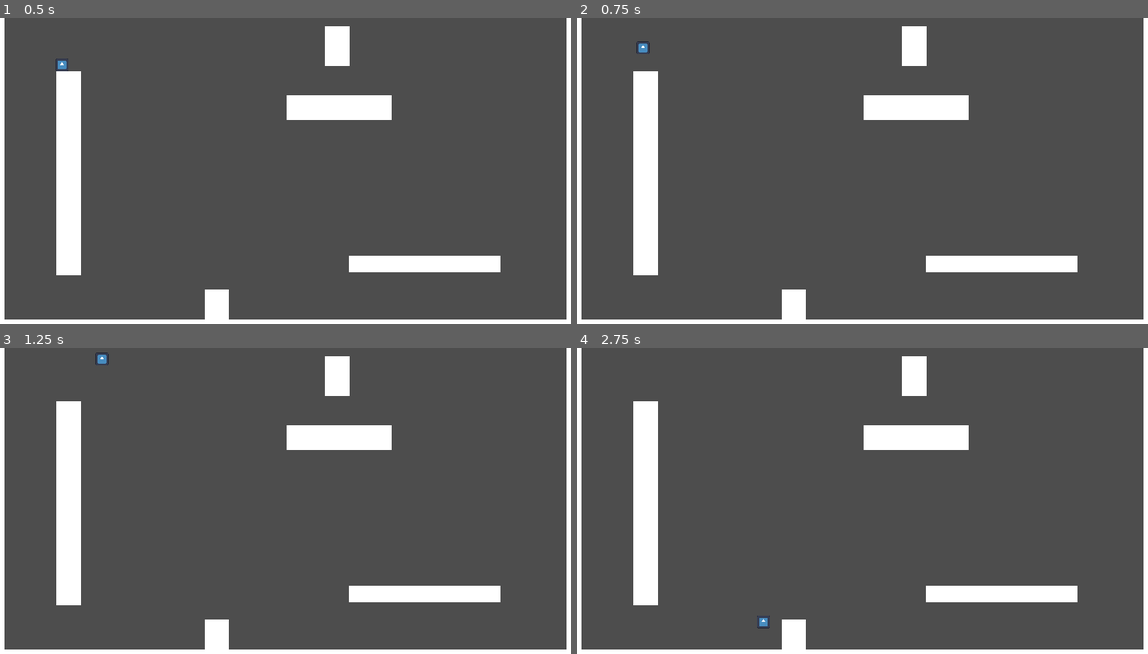
Above: before the commit, frames 1-4 (two rows, left to right).
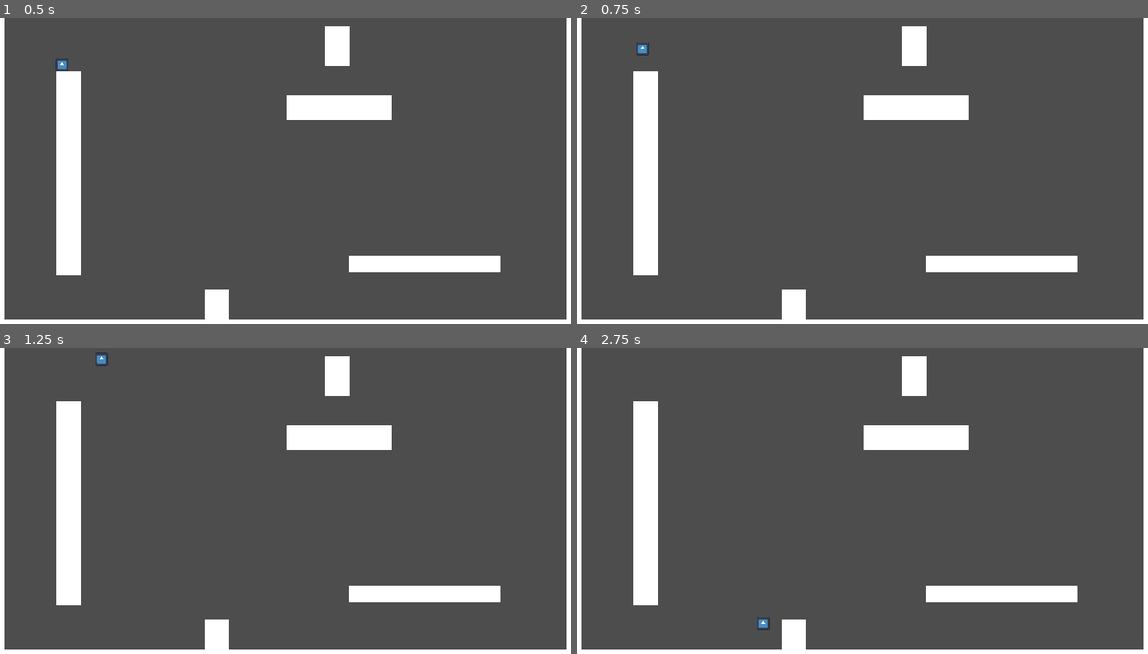
Above: after the commit, the same moments.

Repository: ReusableChopsticks/Platformer2024
Game: Godot game, scene res://scenes/environment/level.tscn
Two runs of this game, one before a commit and one after it. Both use one fixed random seed, a clock stepped at 60 frames per second and the inputs below. The engine's default icon, where the game draws it, is replaced by a stand-in: a white triangle on a blue panel in a dark square.
Inputs:
- Up to frame 1 (0.5 s): no input
- Up to frame 2 (0.75 s): tap Enter at 0.5 s; hold Right (right) from 0.53 s (still down); tap Space (jump) at 0.6 s
- Up to frame 3 (1.25 s): keep holding Right (right); tap Space (jump) at 0.77, 1.07 s
- Up to frame 4 (2.75 s): tap Z (dash) at 1.35 s; tap Space (jump) at 1.52, 1.55, 1.82, 2.1 s; release Right (right) at 2.03 s; hold A (left) from 2.03 s (still down)

Frame 1 is identical in both runs. In frame 2, less than 0.1% of the frame differs, in the area x 10-13%, y 7-13%; in frame 3, less than 0.1%; in frame 4, less than 0.1%.

Commit message:
retain speed by going in direction of rebound and wall jumps

Diff:
--- a/scenes/player/PlayerJumpState.gd
+++ b/scenes/player/PlayerJumpState.gd
@@ -26,6 +26,8 @@
 	# halve velocity when releasing jump
 	if Input.is_action_just_released("jump") and player.velocity.y < 0:
 		player.velocity.y /= 2
+		transitioned.emit(self, "PlayerMoveState")
+		return
 
 	apply_gravity(delta)
 
--- a/scenes/player/PlayerMoveState.gd
+++ b/scenes/player/PlayerMoveState.gd
@@ -22,6 +22,13 @@
 
 	if idle() and player.speed_level > 1:
 		player.reset_speed_level()
+	## to retain speed, player must be moving in the direction of last wall rebound
+	## speed is retained on wall jumps
+	elif player.get_wall_normal().x != sign(player.velocity.x) and \
+	  player.wall_jump_grace_timer.is_stopped() and \
+	  player.speed_level > 1:
+		player.reset_speed_level()
+
 
 	# use appropriate multiplier depending on if player is on ground or in air
 	if (Input.get_axis("left", "right")):
--- a/scenes/player/player.tscn
+++ b/scenes/player/player.tscn
@@ -23,6 +23,7 @@
 safe_margin = 0.2
 script = ExtResource("1_a62lr")
 gravity = 1500.0
+max_speed_level = 7
 counter_dir_force_mult = 3.0
 time_to_stop = 0.1
 air_friction_mult = 0.308
